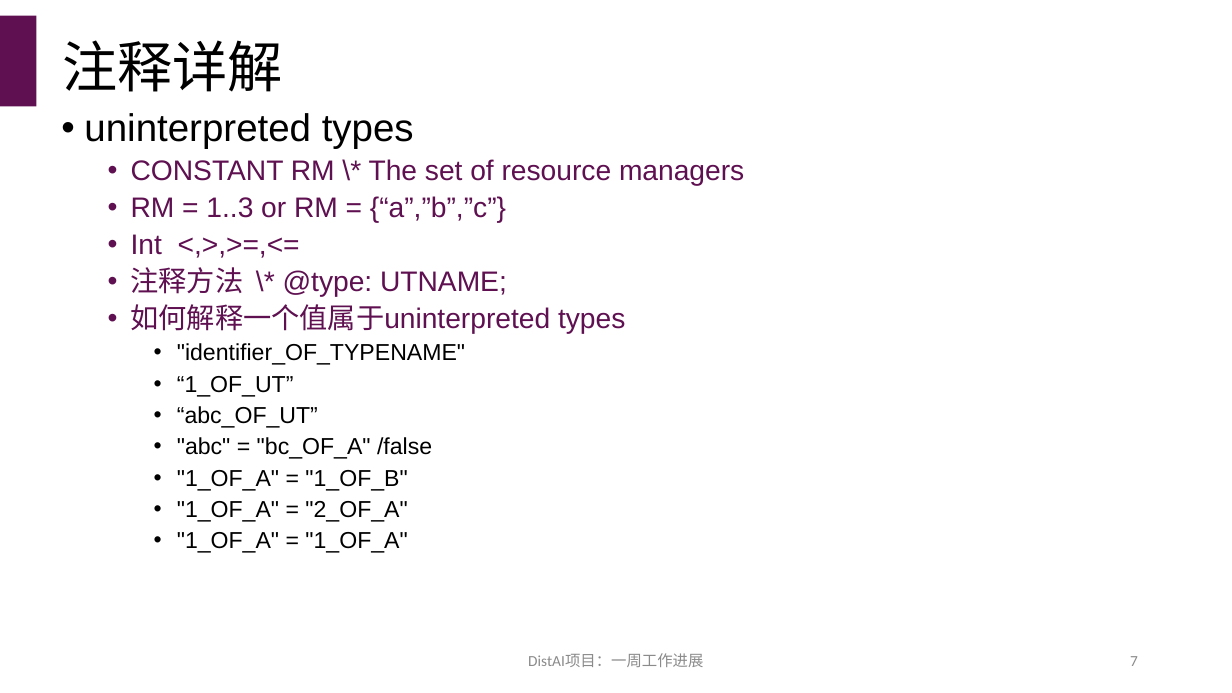
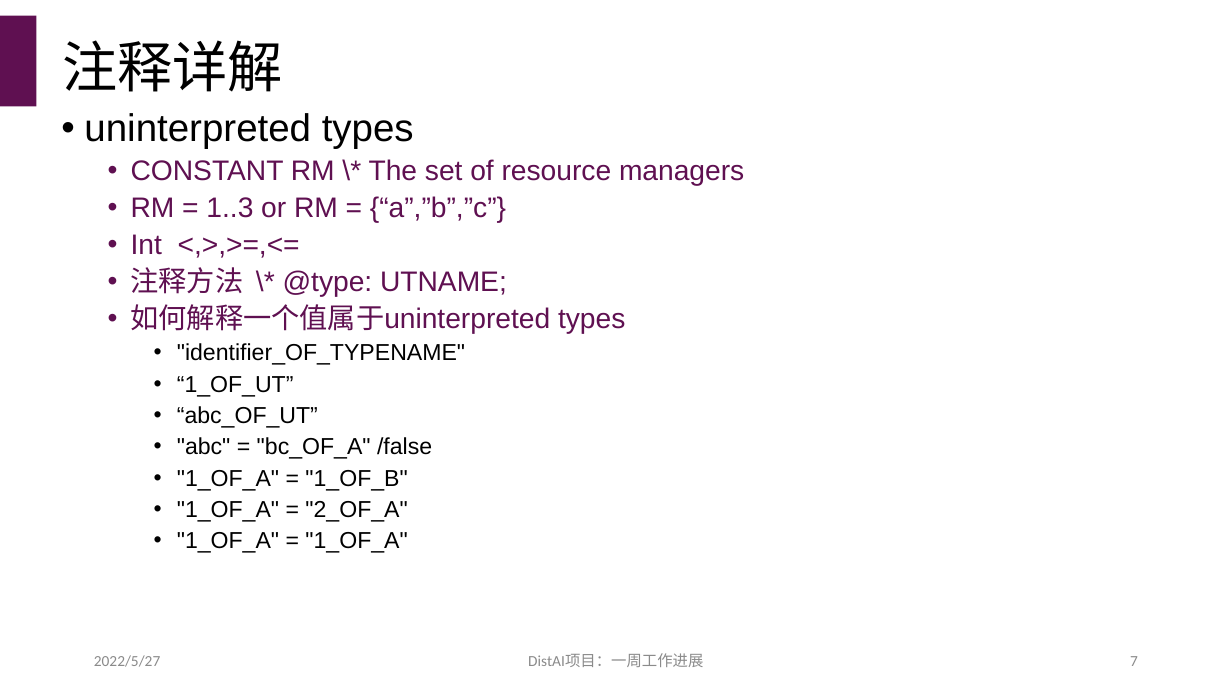
Before and after one commit to hengxin/dist-ai, a slide deck: slide 7 of reports/8-20220520-一周工作进展.pptx. Drawn at 1232x693 pixels with LibreOffice and Linux fonts; fonts in the diff are those of the drawing. Boxes give left, top, right and bottom in pixels: in the first picture for what was removed or moved away, otherwise in the second. Text is boxed around its words. In the diff, an @@ line names an element or a change of style, - is before the commit and + after.

```diff
--- a/reports/8-20220520-一周工作进展.pptx
+++ b/reports/8-20220520-一周工作进展.pptx
@@ text added at <box>94,655,160,667</box>, 12 pt, text #8C8C8C @@
+2022/5/27
```
Also in this commit, not shown: 14 other slides changed, 1 slide added.
